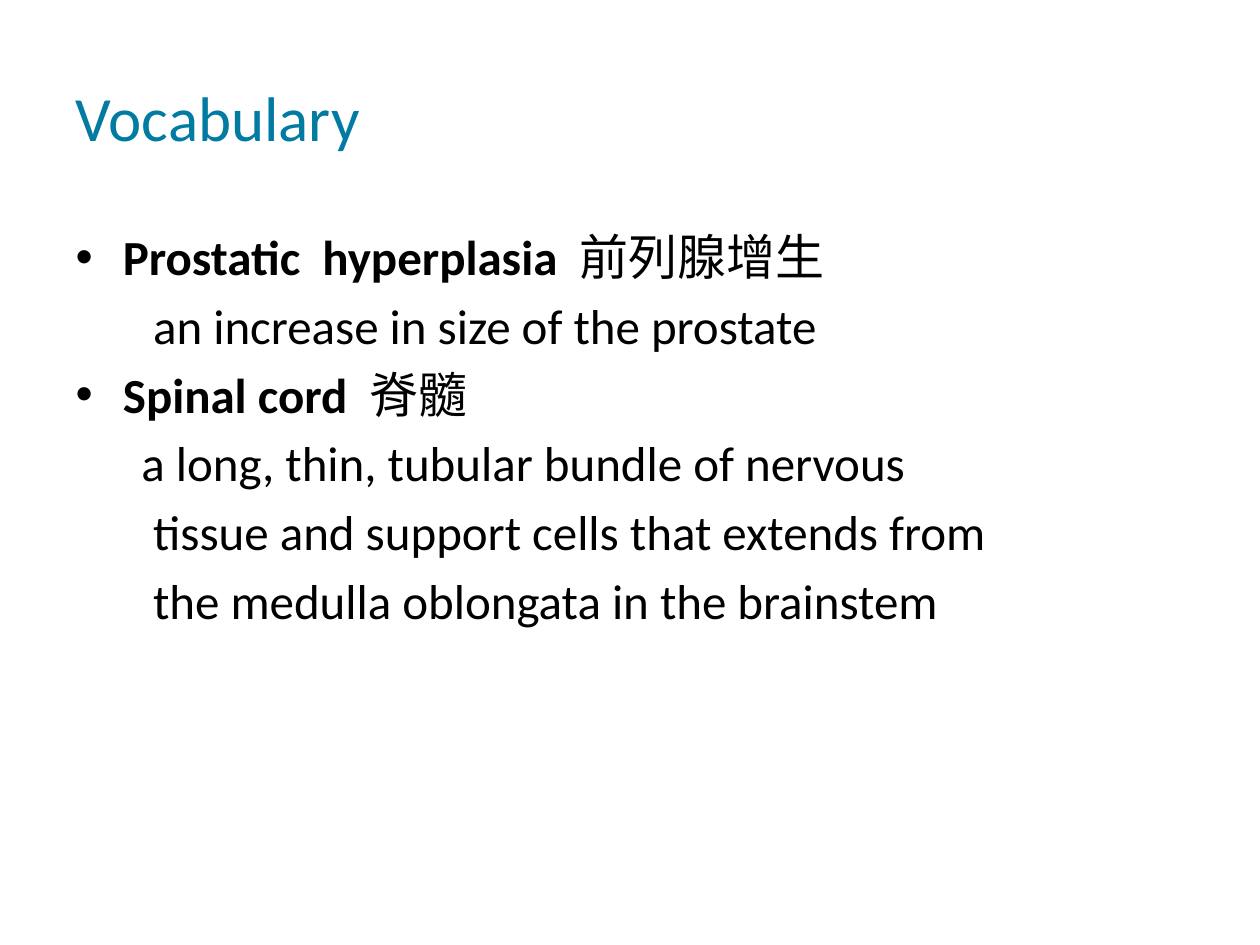
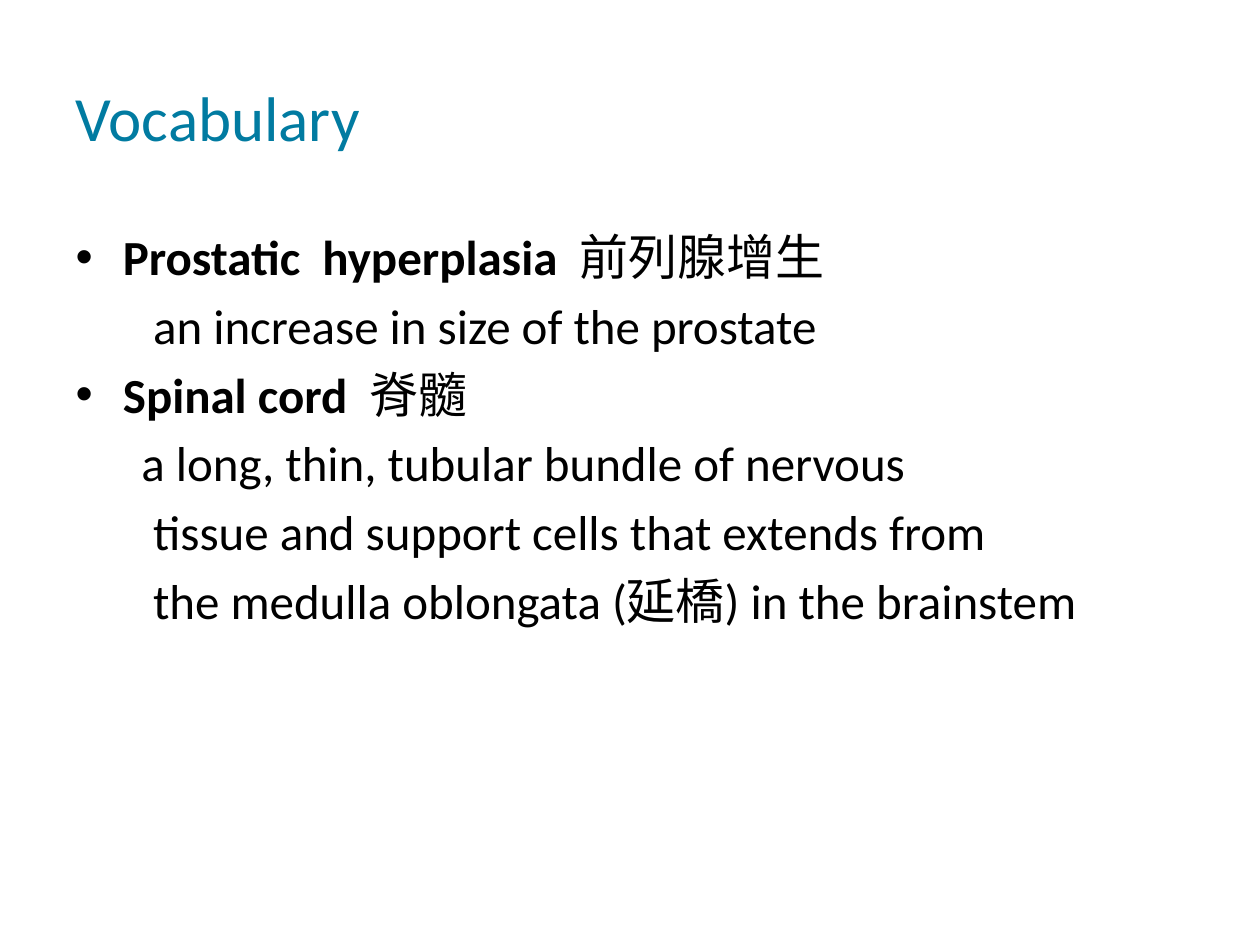
Before and after one commit to QuocVoong/R-Study-Lists, a slide deck: slide 6 of Medicine/5855_stethoscope_ppt/5855.pptx. Drawn at 1260x945 pixels with LibreOffice and Linux fonts; fonts in the diff are those of the drawing; background and template pictures are left out. Boxes give left, top, right and bottom in pixels: in the first picture for what was removed or moved away, otherwise in the second. Text is boxed around its words. In the diff, an @@ line names an element or a change of style, - is before the commit and + after.

```diff
--- a/Medicine/5855_stethoscope_ppt/5855.pptx
+++ b/Medicine/5855_stethoscope_ppt/5855.pptx
@@ text at (153,578,1076,628): text changed @@
-the medulla oblongata in the brainstem
+the medulla oblongata (延橋) in the brainstem
```
Also in this commit, not shown: 4 other slides changed.
